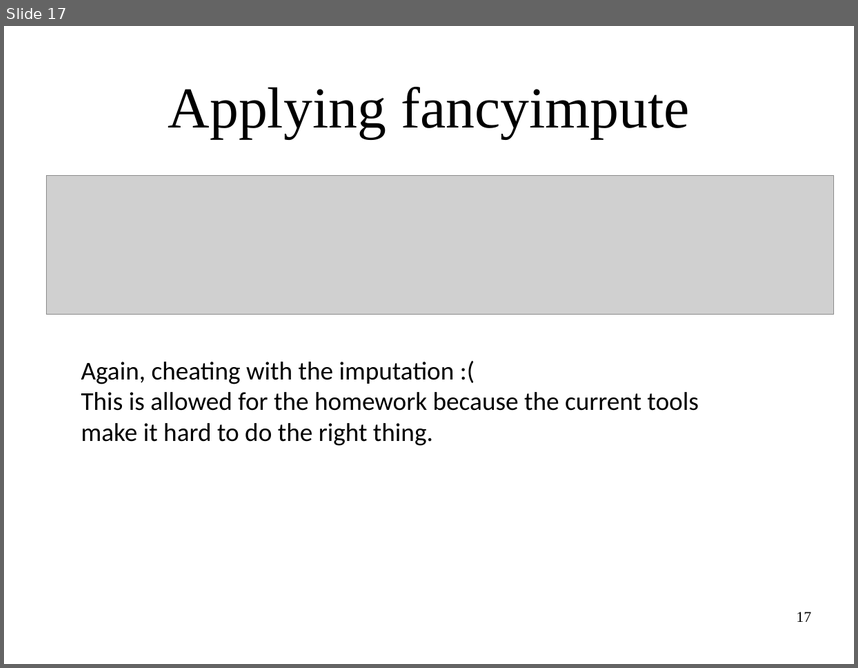
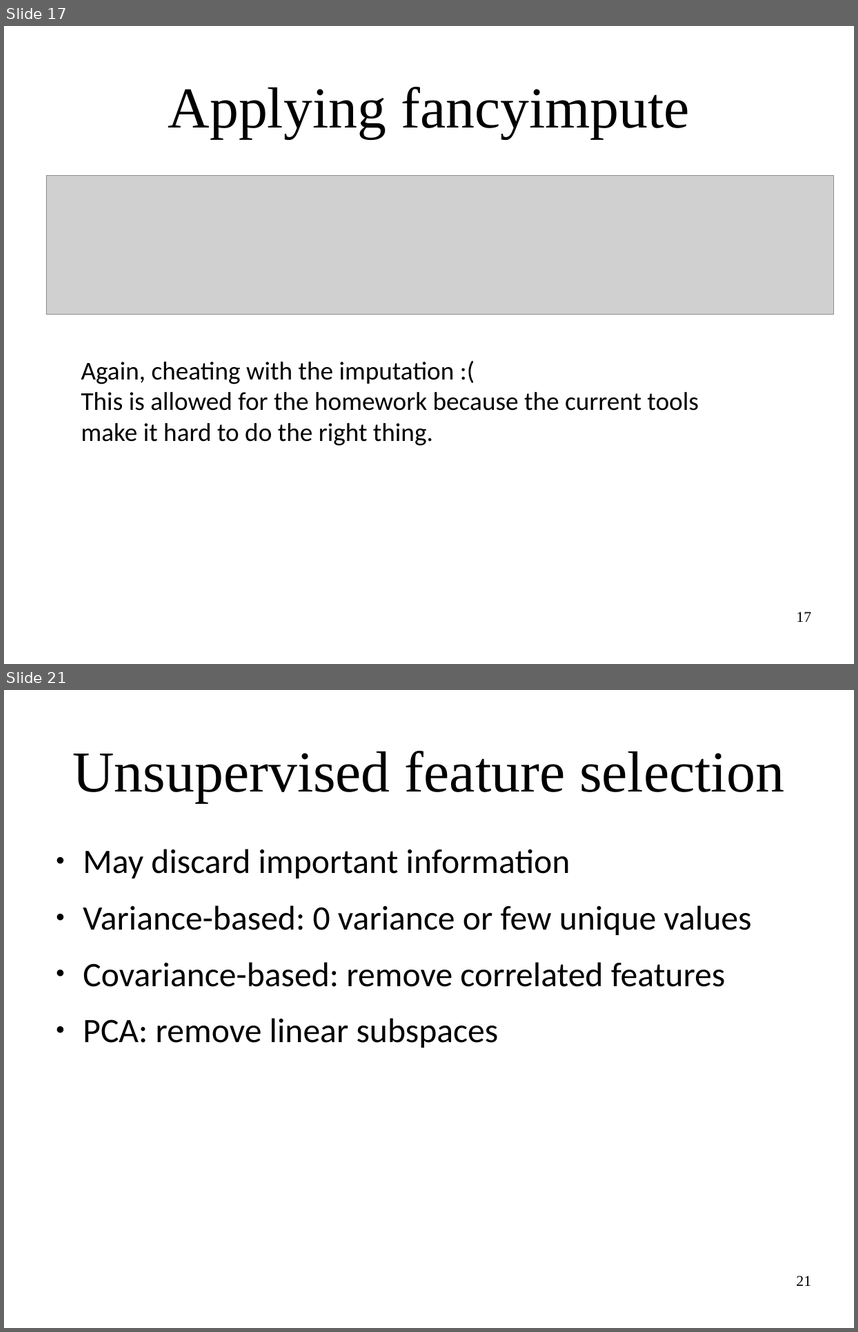
Before and after one commit to amueller/applied_ml_spring_2017, a slide deck: slides/aml-08-021317.odp. Shown one above the other, each under a label of ours: slide 17 before the commit, slides 17 and 21 after it; the slides between them are not shown. The pictures are 858x668 and 858x1332 pixels, drawn with LibreOffice and Linux fonts; fonts in the diff are those of the drawing; grey boxes stand for pictures. Boxes give left, top, right and bottom in pixels: in the first picture for what was removed or moved away, otherwise in the second. Text is boxed around its words. In the diff, an @@ line names an element or a change of style, - is before the commit and + after.

Commit message:
update slides and notebooks  for 08 - feature selection

```diff
--- a/slides/aml-08-021317.odp
+++ b/slides/aml-08-021317.odp
@@ slide 21 added at <box>4,690,854,1328</box>, background #FFFFFF @@
@@ title added at <box>72,751,784,802</box>, 54 pt, text #000000 @@
+Unsupervised feature selection
@@ text added at <box>83,849,751,1047</box>, 32 pt, text #000000 @@
+● May discard important information
+● Variance-based: 0 variance or few unique values
+● Covariance-based: remove correlated features
+● PCA: remove linear subspaces
@@ page number added at <box>796,1275,811,1285</box>, 14 pt, text #000000 @@
+21
```
Also in this commit, not shown: 14 other slides added, 1 other file.
